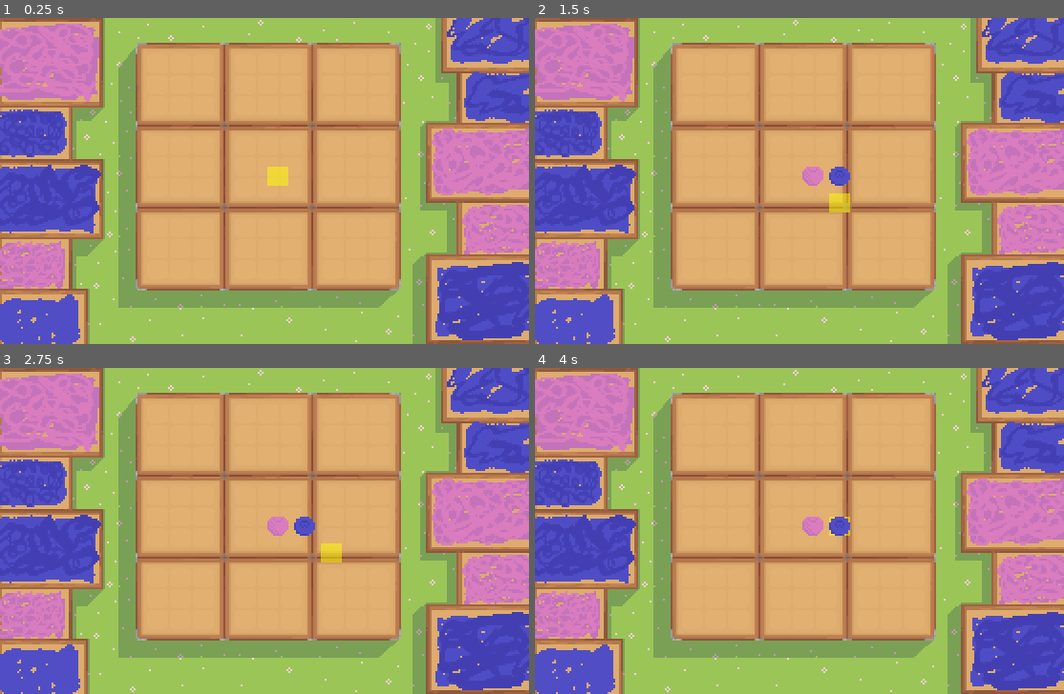
Above: before the commit, frames 1-4 (two rows, left to right).
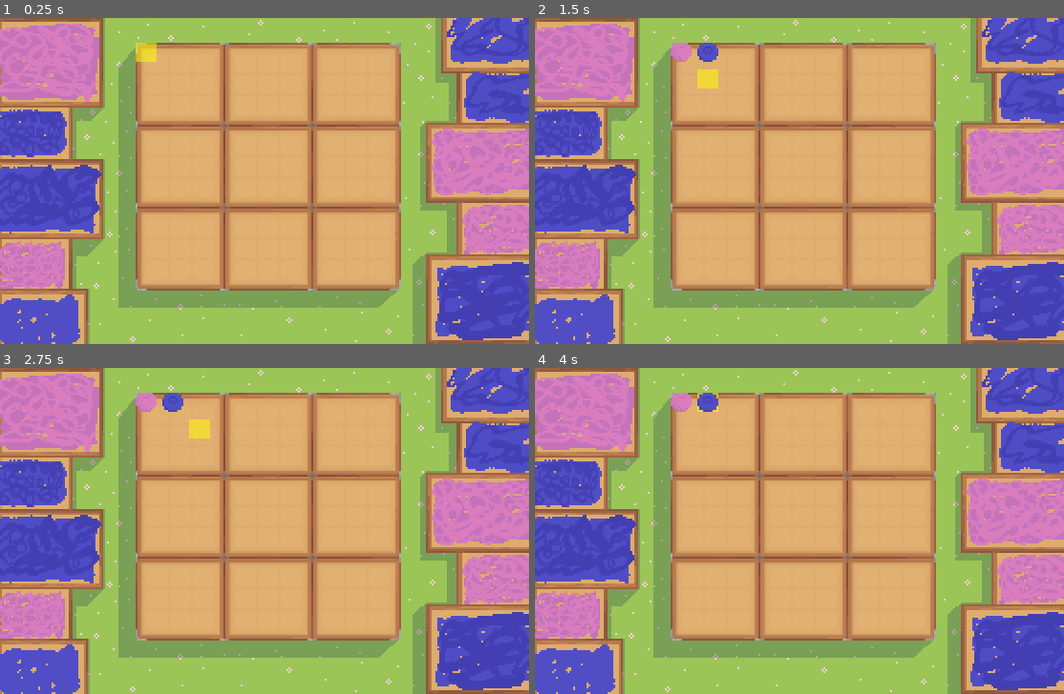
Above: after the commit, the same moments.

Repository: Foxsia/UltimateTicTacToe
Game: Godot game, scene res://scenes/game/game.tscn
The game is run twice, just before and just after one commit, with the same random seed, the same clock (stepped at 60 frames per second) and the same inputs.
Inputs:
- Up to frame 1 (0.25 s): no input
- Up to frame 2 (1.5 s): tap Enter (confirm) at 0.5, 1.35 s; hold D (move_right) 0.53-1.28 s; hold Enter (confirm) 0.53-1.28 s; hold S (move_down) from 1.28 s (still down)
- Up to frame 3 (2.75 s): tap Enter (confirm) at 2 s; release S (move_down) at 2.03 s; hold D (move_right) from 2.03 s (still down); hold Enter (confirm) from 2.03 s (still down)
- Up to frame 4 (4 s): release D (move_right) at 2.78 s; release Enter (confirm) at 2.78 s; hold W (move_up) 2.78-3.53 s; tap Enter (confirm) at 2.85, 3.5 s; hold A (move_left) from 3.53 s (still down); hold Enter (confirm) from 3.53 s (still down)

The runs differ from the first frame. In frame 1, 0.5% of the frame differs, in the area x 25-55%, y 7-52%; in frame 2, 1.2%, in the area x 25-60%, y 7-60%; in frame 3, 1.2%; in frame 4, 0.9%.

Commit message:
fix main board display

Diff:
--- a/scenes/game/game.tscn
+++ b/scenes/game/game.tscn
@@ -1,8 +1,7 @@
-[gd_scene load_steps=8 format=2]
+[gd_scene load_steps=7 format=2]
 
 [ext_resource path="res://scripts/game/game.gd" type="Script" id=1]
 [ext_resource path="res://scripts/core/game_manager.gd" type="Script" id=2]
-[ext_resource path="res://assets/textures/big_grid.png" type="Texture" id=3]
 [ext_resource path="res://assets/textures/background.png" type="Texture" id=4]
 [ext_resource path="res://scripts/core/input_manager.gd" type="Script" id=5]
 [ext_resource path="res://scripts/core/cursor_manager.gd" type="Script" id=6]
@@ -16,27 +15,6 @@
 anchor_bottom = 1.0
 texture = ExtResource( 4 )
 
-[node name="CenterMainBoard" type="CenterContainer" parent="."]
-anchor_right = 1.0
-anchor_bottom = 1.0
-margin_left = 71.0
-margin_top = 13.0
-margin_right = 210.0
-margin_bottom = 143.0
-
-[node name="MainBoardBackground" type="TextureRect" parent="CenterMainBoard"]
-margin_right = 139.0
-margin_bottom = 130.0
-texture = ExtResource( 3 )
-
-[node name="mainBoard" parent="CenterMainBoard" instance=ExtResource( 7 )]
-anchor_right = 0.0
-anchor_bottom = 0.0
-margin_left = 69.0
-margin_top = 65.0
-margin_right = 69.0
-margin_bottom = 65.0
-
 [node name="GameManager" type="Node" parent="."]
 script = ExtResource( 2 )
 
@@ -45,3 +23,11 @@
 
 [node name="CursorManager" type="Node" parent="."]
 script = ExtResource( 6 )
+
+[node name="mainBoard" parent="." instance=ExtResource( 7 )]
+anchor_right = 0.0
+anchor_bottom = 0.0
+margin_left = 71.0
+margin_top = 13.0
+margin_right = 71.0
+margin_bottom = 13.0
--- a/scenes/game/mainBoard.tscn
+++ b/scenes/game/mainBoard.tscn
@@ -1,11 +1,17 @@
-[gd_scene load_steps=2 format=2]
+[gd_scene load_steps=3 format=2]
 
 [ext_resource path="res://scripts/game/mainBoard.gd" type="Script" id=1]
+[ext_resource path="res://assets/textures/big_grid.png" type="Texture" id=2]
 
 [node name="mainBoard" type="Control"]
 anchor_right = 1.0
 anchor_bottom = 1.0
 
+[node name="MainBoardBackground" type="TextureRect" parent="."]
+margin_right = 139.0
+margin_bottom = 130.0
+texture = ExtResource( 2 )
+
 [node name="GridContainer" type="GridContainer" parent="."]
 columns = 3
 script = ExtResource( 1 )
--- a/scenes/game/smallBoard.tscn
+++ b/scenes/game/smallBoard.tscn
@@ -5,5 +5,8 @@
 [node name="smallBoard" type="GridContainer"]
 anchor_right = 1.0
 anchor_bottom = 1.0
+margin_left = 10.0
+margin_right = -277.0
+margin_bottom = -171.0
 columns = 3
 script = ExtResource( 1 )
--- a/scripts/game/game.gd
+++ b/scripts/game/game.gd
@@ -3,7 +3,7 @@
 onready var game_manager = $GameManager
 onready var input_manager = $InputManager
 onready var cursor_manager = $CursorManager
-onready var main_board = $CenterMainBoard/mainBoard/GridContainer
+onready var main_board = $mainBoard/GridContainer
 
 func _ready():
 	game_manager.connect("move_played", self, "_on_move_played")
